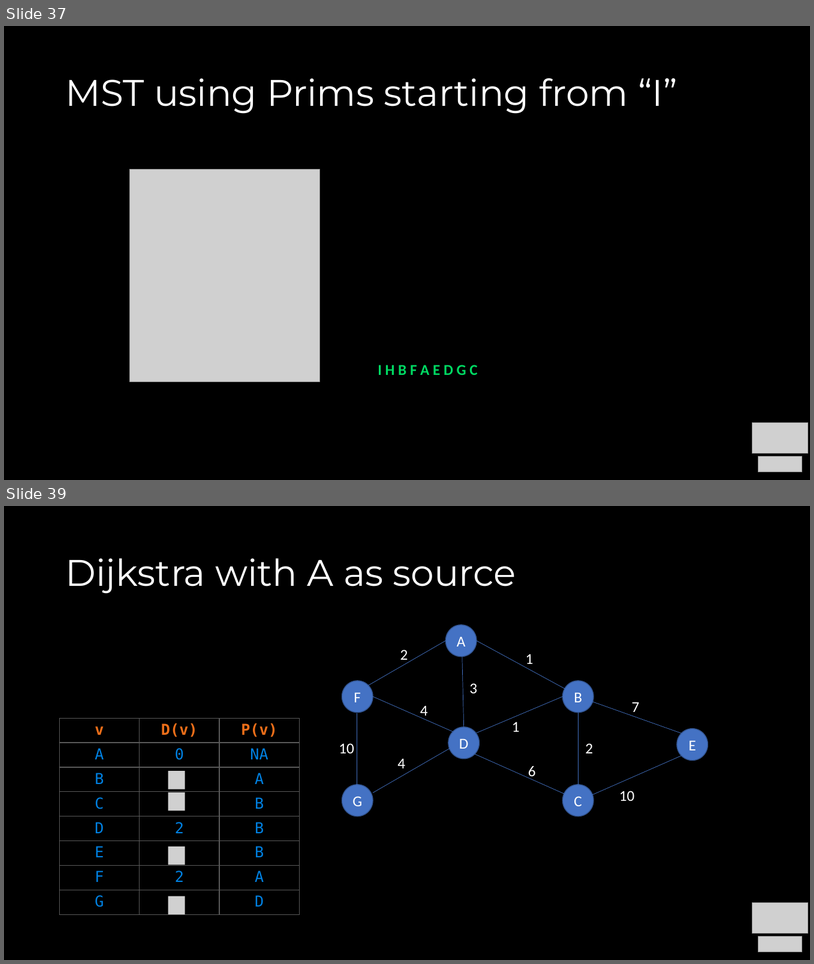
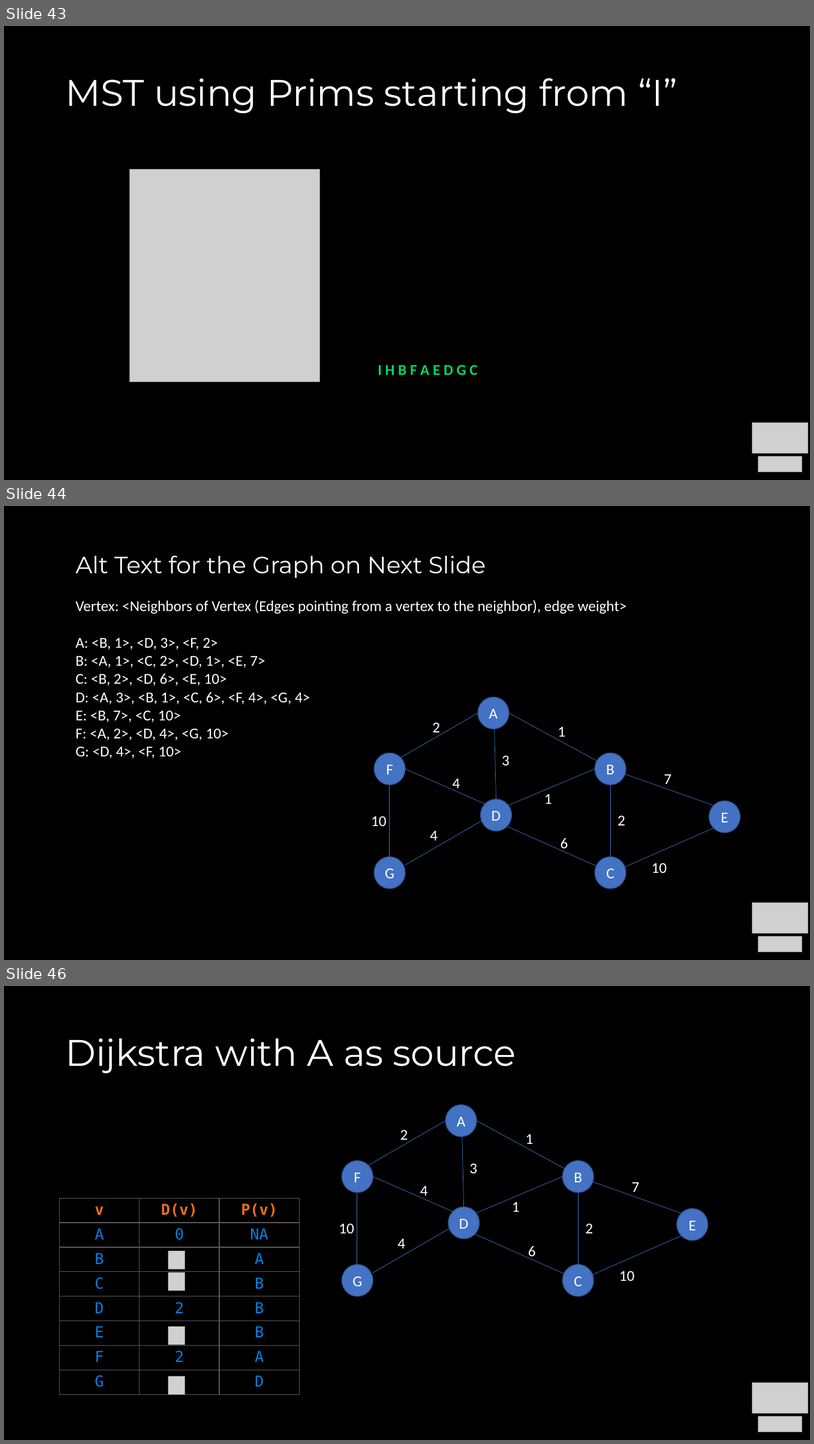
Before and after one commit to COP3530/Instructional-Content, a slide deck: Slides/Slides-PPT/Exam 2 - Review A.pptx. Shown one above the other, each under a label of ours: slides 37 and 39 before the commit, slides 43, 44 and 46 after it; the slides between them are not shown. The pictures are 814x964 and 814x1444 pixels, drawn with LibreOffice and Linux fonts; fonts in the diff are those of the drawing; grey boxes stand for pictures. Boxes give left, top, right and bottom in pixels: in the first picture for what was removed or moved away, otherwise in the second. Text is boxed around its words. In the diff, an @@ line names an element or a change of style, - is before the commit and + after.

```diff
--- a/Slides/Slides-PPT/Exam 2 - Review A.pptx
+++ b/Slides/Slides-PPT/Exam 2 - Review A.pptx
@@ slide 44 added at [4, 506, 810, 960], background #000000 @@
@@ text added at [75, 555, 627, 758], 18 pt, text #FFFFFF @@
+Alt Text for the Graph on Next Slide
+Vertex: <Neighbors of Vertex (Edges pointing from a vertex to the neighbor), edge weight>
+A: <B, 1>, <D, 3>, <F, 2>
+B: <A, 1>, <C, 2>, <D, 1>, <E, 7>
+C: <B, 2>, <D, 6>, <E, 10>
+D: <A, 3>, <B, 1>, <C, 6>, <F, 4>, <G, 4>
+E: <B, 7>, <C, 10>
+F: <A, 2>, <D, 4>, <G, 10>
+G: <D, 4>, <F, 10>
@@ ellipse added at [478, 697, 509, 729], fill #4472C4, outline #325491 1 pt, 18 pt, text #FFFFFF @@
+A
@@ line added from (478, 713) to (401, 757), #4472C4 0.5 pt @@
@@ line added from (602, 763) to (509, 713), #4472C4 0.5 pt @@
@@ text added at [432, 722, 440, 736], 18 pt, text #FFFFFF @@
+2
@@ line added from (497, 799) to (495, 728), #4472C4 0.5 pt @@
@@ text added at [558, 726, 566, 740], 18 pt, text #FFFFFF @@
+1
@@ ellipse added at [374, 753, 405, 784], fill #4472C4, outline #325491 1 pt, 18 pt, text #FFFFFF @@
+F
@@ text added at [502, 755, 510, 765], 18 pt, text #FFFFFF @@
+3
@@ ellipse added at [595, 753, 626, 784], fill #4472C4, outline #325491 1 pt, 18 pt, text #FFFFFF @@
+B
@@ line added from (486, 804) to (405, 769), #4472C4 0.5 pt @@
@@ line added from (595, 769) to (509, 805), #4472C4 0.5 pt @@
@@ line added from (714, 805) to (621, 772), #4472C4 0.5 pt @@
@@ text added at [664, 774, 672, 788], 18 pt, text #FFFFFF @@
+7
@@ line added from (389, 858) to (389, 786), #4472C4 0.5 pt @@
@@ text added at [453, 778, 461, 792], 18 pt, text #FFFFFF @@
+4
@@ text added at [545, 793, 552, 804], 18 pt, text #FFFFFF @@
+1
@@ line added from (611, 857) to (611, 784), #4472C4 0.5 pt @@
@@ ellipse added at [481, 799, 512, 830], fill #4472C4, outline #325491 1 pt, 18 pt, text #FFFFFF @@
+D
@@ ellipse added at [710, 801, 740, 832], fill #4472C4, outline #325491 1 pt, 18 pt, text #FFFFFF @@
+E
@@ text added at [371, 816, 387, 826], 18 pt, text #FFFFFF @@
+10
@@ line added from (483, 820) to (405, 865), #4472C4 0.5 pt @@
@@ line added from (600, 867) to (507, 826), #4472C4 0.5 pt @@
@@ text added at [618, 815, 626, 825], 18 pt, text #FFFFFF @@
+2
@@ line added from (714, 828) to (624, 867), #4472C4 0.5 pt @@
@@ text added at [430, 830, 438, 840], 18 pt, text #FFFFFF @@
+4
@@ text added at [561, 838, 569, 852], 18 pt, text #FFFFFF @@
+6
@@ ellipse added at [374, 857, 405, 888], fill #4472C4, outline #325491 1 pt, 18 pt, text #FFFFFF @@
+G
@@ ellipse added at [595, 857, 626, 888], fill #4472C4, outline #325491 1 pt, 18 pt, text #FFFFFF @@
+C
@@ text added at [652, 862, 668, 873], 18 pt, text #FFFFFF @@
+10
@@ picture added at [753, 902, 809, 933] @@
@@ picture added at [758, 936, 803, 952] @@
@@ what was slide 37 is now slide 43 @@
@@ what was slide 39 is now slide 46 @@
```
Also in this commit, not shown: 10 slides changed, 7 other slides added, 1 other file.
